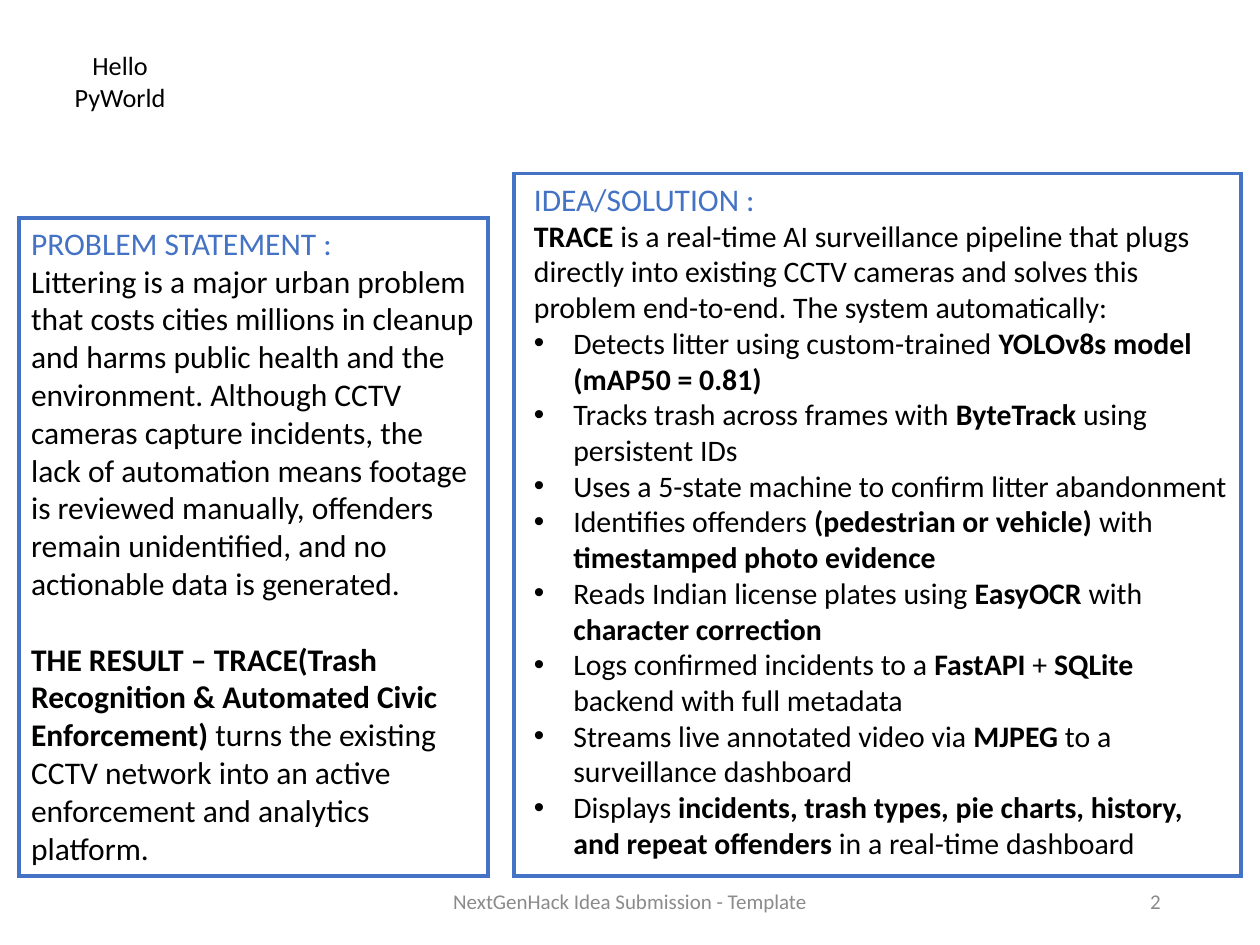
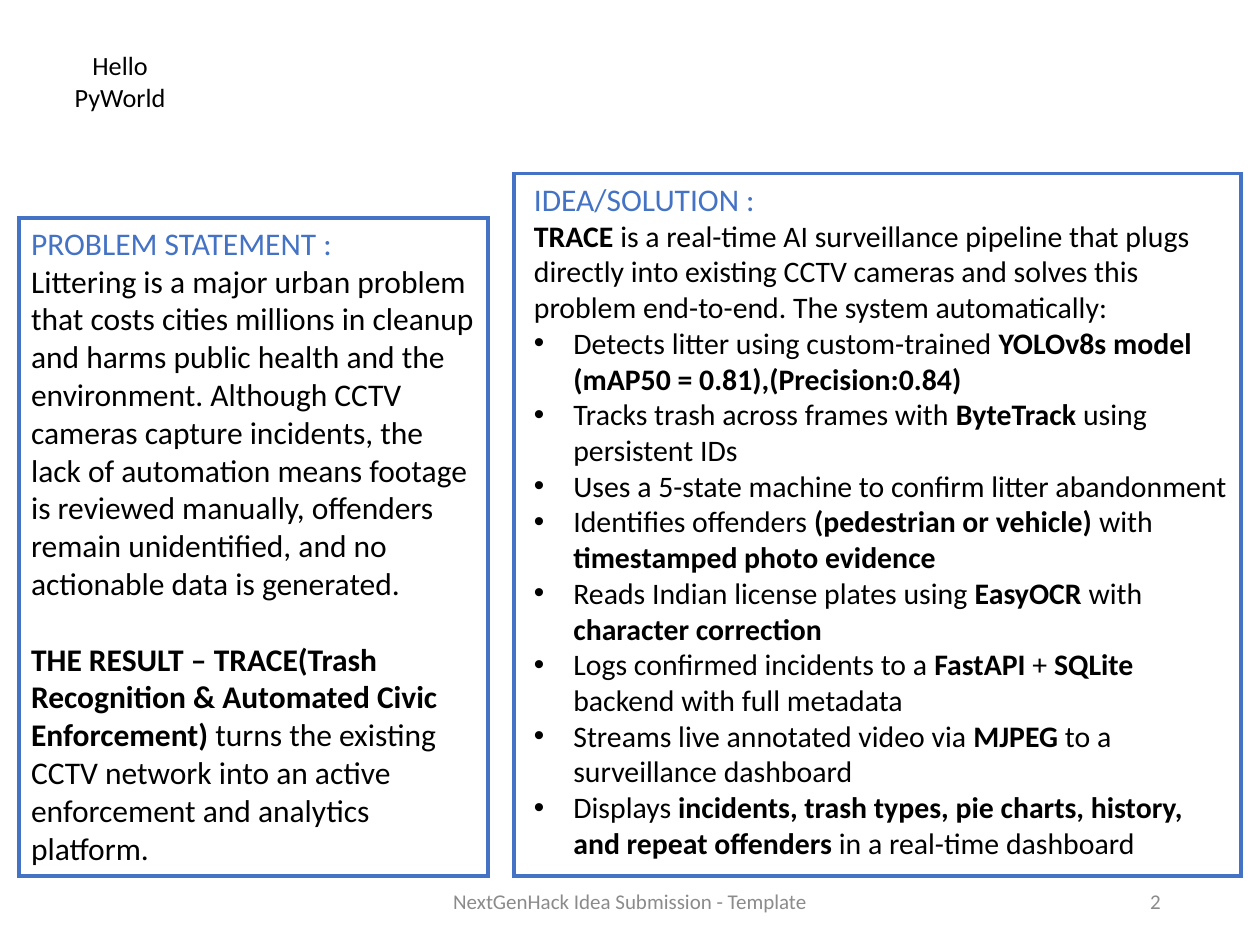
Before and after one commit to Arnab500th/Hackathon-Automated-Littering-Detection-and-Alert-System-for-Public-Spaces, a slide deck: slide 2 of docs/Hackathon_ppt.pptx. Drawn at 1260x945 pixels with LibreOffice and Linux fonts; fonts in the diff are those of the drawing; background and template pictures are left out. Boxes give left, top, right and bottom in pixels: in the first picture for what was removed or moved away, otherwise in the second. Text is boxed around its words. In the diff, an @@ line names an element or a change of style, - is before the commit and + after.

```diff
--- a/docs/Hackathon_ppt.pptx
+++ b/docs/Hackathon_ppt.pptx
@@ text at [573, 333, 1191, 395]: text changed; bold on @@
-• Detects litter using custom-trained YOLOv8s model (mAP50 = 0.81)
+• Detects litter using custom-trained YOLOv8s model (mAP50 = 0.81),(Precision:0.84)
```
Also in this commit, not shown: 6 other files.
